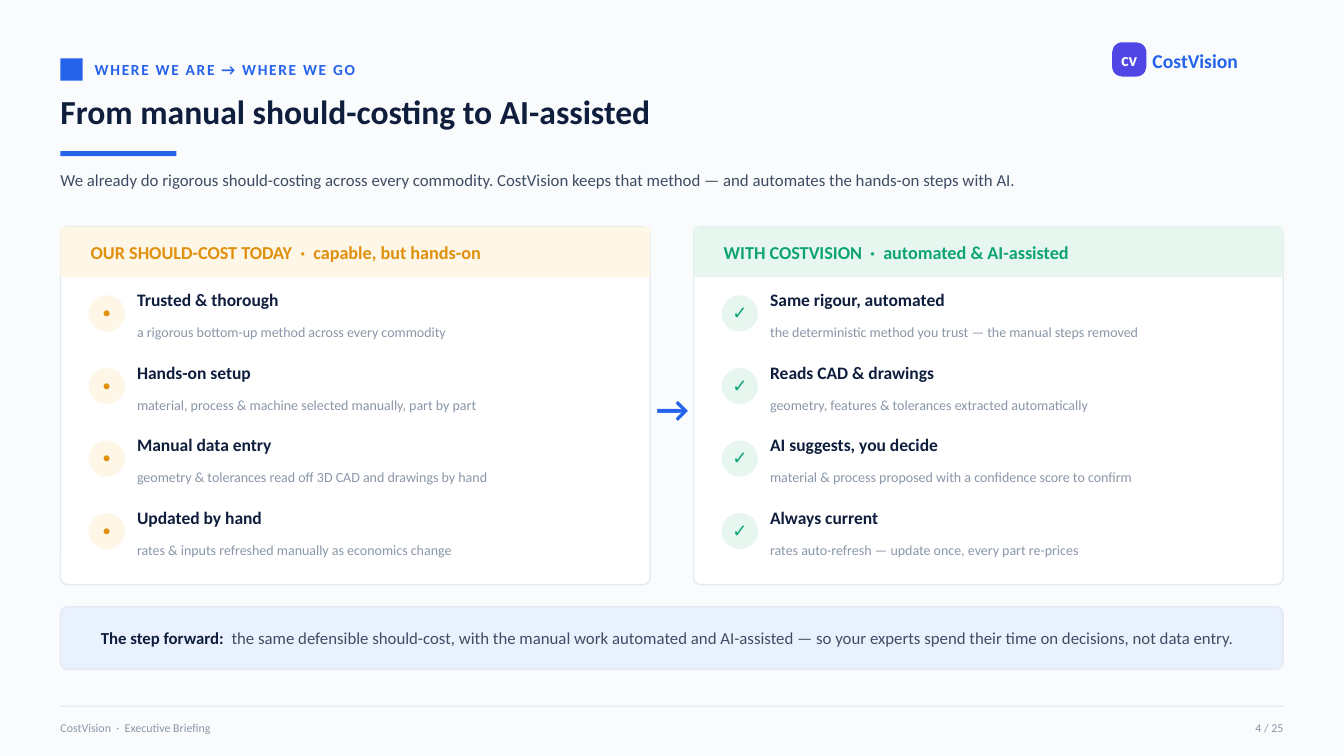
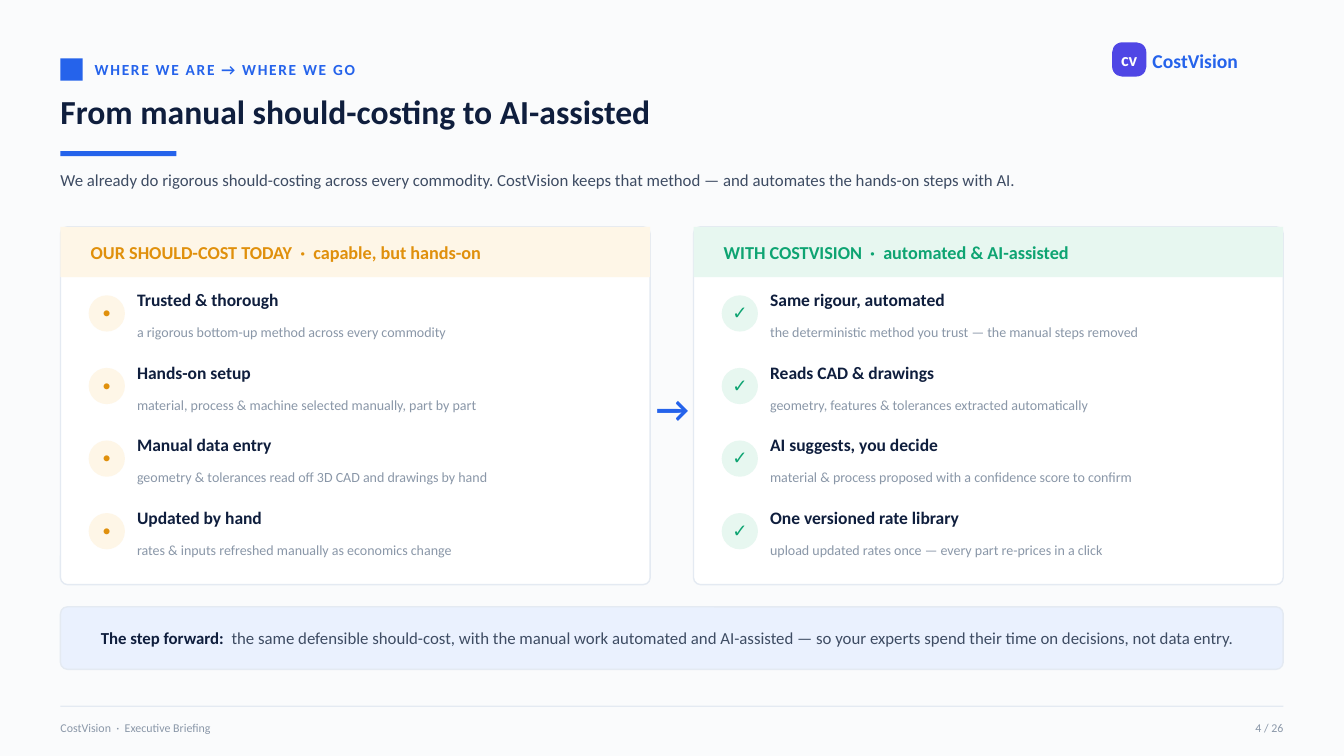
Before and after one commit to bhosaleavinash546/leamington-marathi, a slide deck: slide 4 of CostVision-Platform-Executive-Briefing.pptx. Drawn at 1344x756 pixels with LibreOffice and Linux fonts; fonts in the diff are those of the drawing. Boxes give left, top, right and bottom in pixels: in the first picture for what was removed or moved away, otherwise in the second. Text is boxed around its words. In the diff, an @@ line names an element or a change of style, - is before the commit and + after.

```diff
--- a/CostVision-Platform-Executive-Briefing.pptx
+++ b/CostVision-Platform-Executive-Briefing.pptx
@@ text at [770,511,959,527]: text changed @@
-Always current
+One versioned rate library
@@ text at [770,545,1103,557]: text changed @@
-rates auto-refresh — update once, every part re-prices
+upload updated rates once — every part re-prices in a click
```
Also in this commit, not shown: 22 other slides changed, 1 slide added.
